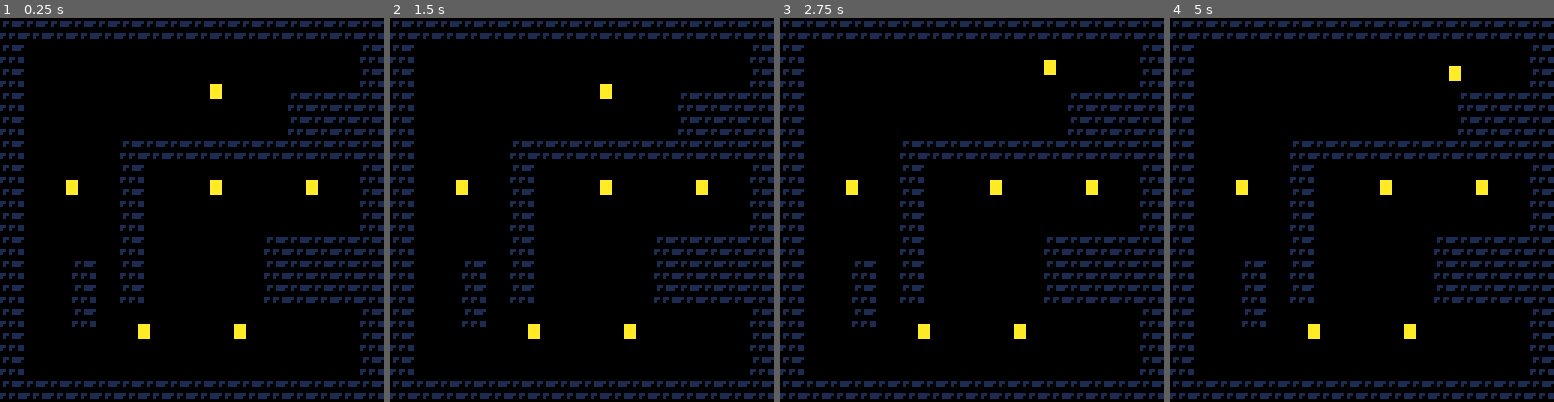
Above: before the commit, frames 1-4 (left to right).
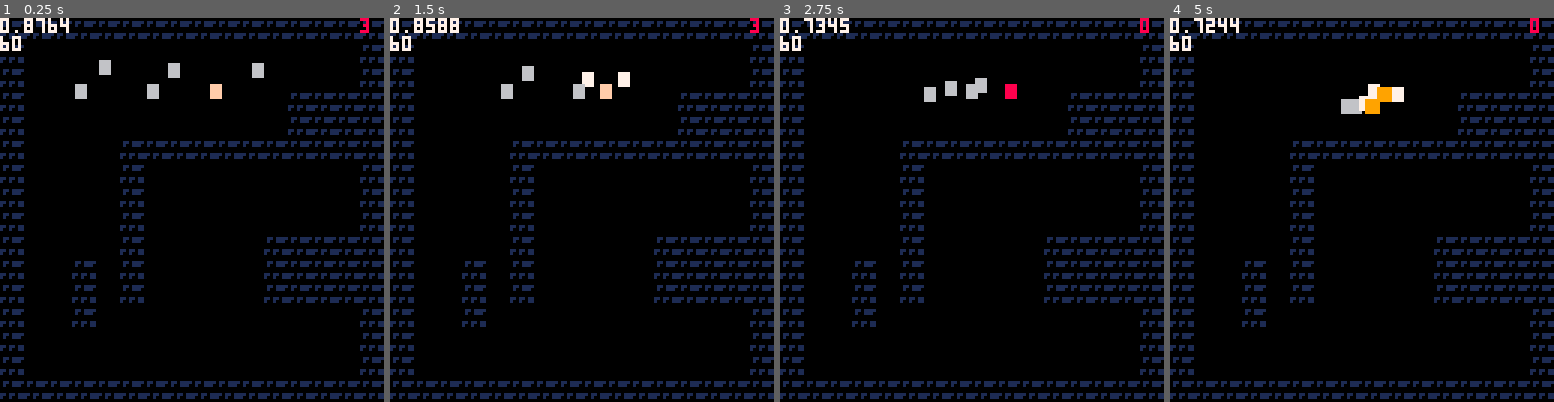
Above: after the commit, the same moments.

Repository: ironchestgames/pico-8-carts
Game: PICO-8 cartridge epicevilender.p8
The game is run twice, just before and just after one commit, with the same random seed, the same clock (stepped at 60 frames per second) and the same inputs.
Inputs:
- Up to frame 1 (0.25 s): no input
- Up to frame 2 (1.5 s): tap X (X key) at 0.33, 1.07 s; tap O (Z key) at 0.7 s
- Up to frame 3 (2.75 s): hold Right 1.6-2.1 s; tap O (Z key) at 1.7, 2.1, 2.5 s; tap X (X key) at 1.85 s; hold Up 2.15-2.42 s; hold Right from 2.47 s (still down)
- Up to frame 4 (5 s): tap O (Z key) every 0.4 s from 2.9 to 4.9 s; tap X (X key) at 2.97, 4.08 s; release Right at 3.03 s; hold Left 3.08-3.58 s; hold Down 3.63-3.97 s; hold Right 4.02-4.68 s; hold Up from 4.73 s (still down)

The runs differ from the first frame. In frame 1, 1.9% of the frame differs, in the area x 0-97%, y 0-84%; in frame 2, 1.9%; in frame 3, 1.8%; in frame 4, 2.0%.

Commit message:
epicevilender - changealot

Diff:
--- a/epicevilender.p8
+++ b/epicevilender.p8
@@ -32,14 +30,14 @@
  halfw=4,
  halfh=4,
 }
-function isinsidewall(aabb,floormap)
- for _y=0,#floormap do
-  for _x=0,#floormap[_y] do
-   if floormap[_y][_x] == 1 then
+function isinsidewall(_floormap,aabb)
+ for _y=0,#_floormap do
+  for _x=0,#_floormap[_y] do
+   if _floormap[_y][_x] == 1 then
     wallaabb.x=_x*8+wallaabb.halfw
     wallaabb.y=_y*8+wallaabb.halfh
     if isaabbscolliding(aabb,wallaabb) then
-     return true
+     return wallaabb
     end
    end
   end
@@ -47,7 +45,7 @@
  return false
 end
 
-function haslos(x0,y0,x1,y1) -- todo: refactor names to start at index 1
+function haslos(_floormap,x0,y0,x1,y1) -- todo: refactor names to start at index 1
  local result={}
  local dx=abs(x1-x0)
  local dy=abs(y1-y0)
@@ -71,7 +69,7 @@
  while (n > 0) do
   n-=1
 
-  if floormap[flr(y/8)][flr(x/8)] == 1 then
+  if _floormap[flr(y/8)][flr(x/8)] == 1 then
    return false
   end
 
@@ -111,6 +109,92 @@
   newt[key]=value
  end
  return newt
+end
+
+newaabb={} -- note: used internally in collision funcs
+
+function floormapcollision(_floormap,aabb,_dx,_dy)
+ local dx,dy=_dx,_dy
+
+ -- set halfs
+ newaabb.halfw=aabb.halfw
+ newaabb.halfh=aabb.halfh
+
+ -- next pos with new x
+ newaabb.x=aabb.x+dx
+ newaabb.y=aabb.y
+
+ -- is it inside wall?
+ local wallaabb=isinsidewall(_floormap,newaabb)
+ if wallaabb then
+  local idealdistx=aabb.halfw+wallaabb.halfw
+  local curdistx=abs(aabb.x-wallaabb.x)
+  if _dx > 0 then
+   dx=(idealdistx-curdistx)*-1
+  elseif _dx < 0 then
+   dx=(idealdistx-curdistx)
+  end
+ end
+
+ -- reset x and set new y
+ newaabb.x=aabb.x
+ newaabb.y=aabb.y+dy
+
+ -- is it inside wall?
+ local wallaabb=isinsidewall(_floormap,newaabb)
+ if wallaabb then
+  local idealdisty=aabb.halfh+wallaabb.halfh
+  local curdisty=abs(aabb.y-wallaabb.y)
+  if _dy > 0 then
+   dy=(idealdisty-curdisty)*-1
+  elseif _dy < 0 then
+   dy=(idealdisty-curdisty)
+  end
+ end
+
+ return dx,dy
+end
+
+function collideaabbs(aabb,other,_dx,_dy)
+
+ -- set up result
+ local dx,dy=_dx,_dy
+
+ -- set aabb halfs
+ newaabb.halfw=aabb.halfw
+ newaabb.halfh=aabb.halfh
+
+ -- set next pos along x
+ newaabb.x=aabb.x+_dx
+ newaabb.y=aabb.y
+
+ -- is it colliding w other
+ if isaabbscolliding(newaabb,other) then
+  local idealdistx=aabb.halfw+other.halfw
+  local curdistx=abs(aabb.x-other.x)
+  if _dx > 0 then
+   dx=(idealdistx-curdistx)*-1
+  elseif dx < 0 then
+   dx=(idealdistx-curdistx)
+  end
+ end
+
+ -- set next pos along y
+ newaabb.x=aabb.x
+ newaabb.y=aabb.y+_dy
+
+ -- is it colliding w other
+ if isaabbscolliding(newaabb,other) then
+  local idealdisty=aabb.halfh+other.halfh
+  local curdisty=abs(aabb.y-other.y)
+  if _dy > 0 then
+   dy=(idealdisty-curdisty)*-1
+  elseif _dy < 0 then
+   dy=(idealdisty-curdisty)
+  end
+ end
+
+ return dx,dy
 end
 
 btnmasktoangle={
@@ -124,33 +208,10 @@
  [10]=0.875, -- down/right
 }
 
-function floormapcollision(_floormap,aabb,dx,dy)
- local _dx,_dy=dx,dy
-
- -- next pos with new x
- local newaabb=copytable(aabb)
- newaabb.x+=_dx
-
- -- is it inside wall?
- if isinsidewall(newaabb,_floormap) then
-  _dx=0
- end
-
- -- reset x and set new y
- newaabb=copytable(aabb)
- newaabb.y+=_dy
-
- -- is it inside wall?
- if isinsidewall(newaabb,_floormap) then
-  _dy=0
- end
-
- return _dx,_dy
-end
-
 floormap={} -- the current map
 avatar={} -- avatar actor handle
 actors={} -- actors
+attacks={} -- attack objects
 
 function createactor(params) -- note: mutates params
 
@@ -161,6 +222,17 @@
  -- movement
  params.dx=0
  params.dy=0
+
+ -- remove me
+ params.removeme=false
+
+ return params
+end
+
+function createattack(params)
+
+ -- remove me
+ params.removeme=false
 
  return params
 end
@@ -169,10 +241,16 @@
  if avatar.state_counter > 0 then
   avatar.state_counter-=1
   if avatar.state_counter <= 0 then
-   if avatar.state == 'attacking' then
+   if avatar.state == 'attacking' or
+      avatar.state == 'recovering' then
     avatar.state='idling'
    end
   end
+ end
+
+ if avatar.state == 'recovering' then
+  avatar.dx=0
+  avatar.dy=0
  end
 end
 
@@ -182,11 +260,48 @@
   local ai=actor.ai
   local newstate='idling'
 
-  -- prio 1 - check for los to avatar
-  if haslos(actor.x,actor.y,avatar.x,avatar.y) then
+  if actor.state == 'recovering'then
+   actor.state_counter-=1
+   if actor.state_counter <= 0 then
+    actor.state='idling'
+   end
+
+  elseif actor.state == 'attacking' then
+   actor.state_counter-=1
+   if actor.state_counter <= 0 then
+    local a=atan2(ai.targetx-actor.x,ai.targety-actor.y)
+
+    add(attacks,createattack({
+     isenemy=true,
+     x=actor.x+cos(a)*3,
+     y=actor.y+sin(a)*3,
+     halfw=2,
+     halfh=2,
+     state_counter=8,
+     effect=function (actor)
+
+      actor.dx=cos(a)*5
+      actor.dy=sin(a)*5
+
+      actor.hp-=1
+
+      actor.state='recovering'
+      actor.state_counter=24
+     end,
+    }))
+
+    actor.state='idling'
+   end
+
+  elseif haslos(floormap,actor.x,actor.y,avatar.x,avatar.y) then
    ai.targetx=avatar.x
    ai.targety=avatar.y
    actor.state='moving'
+
+   if dist(actor.x,actor.y,ai.targetx,ai.targety) < 7 then
+    actor.state='attacking'
+    actor.state_counter=flr(rnd(60))
+   end
 
   else
    ai.targetx=nil
@@ -212,6 +327,16 @@
   actor.dx=cos(a)*actor.spd
   actor.dy=sin(a)*actor.spd
  end,
+
+ recoveringfromhit=function(actor)
+  actor.dx=0
+  actor.dy=0
+ end,
+
+ normalattack=function(actor)
+  actor.dx=0
+  actor.dy=0
+ end,
 }
 
 
@@ -220,6 +345,7 @@
  -- reset collections
  floormap={}
  actors={}
+ attacks={}
 
  -- init floormap
  for _y=0,15 do
@@ -236,8 +362,10 @@
      halfh=2,
      a=0,
      spd=0.5,
+     hp=3,
     })
     add(actors,avatar)
+
     _col=0 -- note: make tile ground
    end
 
@@ -249,11 +377,14 @@
      y=_y*8,
      halfw=1.5,
      halfh=2,
-     spd=0.25,
+     spd=0.4,
+     hp=3,
      ai={
       update=aimodes.normal,
       moving=aibehaviours.movingtotarget,
       idling=aibehaviours.standingstill,
+      recovering=aibehaviours.recoveringfromhit,
+      attacking=aibehaviours.normalattack,
      },
     })
 
@@ -293,10 +425,26 @@
  if btnp(4) and
     (avatar.state == 'idling' or
      avatar.state == 'moving') then
+  local attackcount=8
   avatar.state='attacking'
-  avatar.state_counter=8
-
-  -- todo: create attack object
+  avatar.state_counter=attackcount
+
+  add(attacks,createattack({
+   x=avatar.x+cos(avatar.a)*4,
+   y=avatar.y+sin(avatar.a)*4,
+   halfw=2,
+   halfh=2,
+   state_counter=attackcount,
+   effect=function (actor)
+    actor.dx=cos(avatar.a)*5
+    actor.dy=sin(avatar.a)*5
+
+    actor.hp-=1
+
+    actor.state='recovering'
+    actor.state_counter=20
+   end,
+  }))
  end
 
  -- update current state counter
@@ -304,33 +452,96 @@
 
  -- ai to make decisions
  for actor in all(actors) do
-  if actor.ai != nil then
+  if actor.ai then
    actor.ai.update(actor)
+  end
+ end
+
+ -- update the next-position
+ for actor in all(actors) do
+
+  -- note: after this deltas should not change by input
+  actor.dx=actor.dx*actor.spd
+  actor.dy=actor.dy*actor.spd
+ end
+
+ -- collide against attacks
+ for attack in all(attacks) do
+  for actor in all(actors) do
+   if attack.removeme == false and
+      actor.removeme == false and
+      attack.isenemy != actor.isenemy and
+      isaabbscolliding(attack,actor) then
+
+    -- remove attack
+    -- note: if attack has several hits,
+    --       maybe just use one attack per hit?
+    attack.removeme=true
+
+    -- update actor after hit
+    attack.effect(actor)
+
+    if actor.hp <= 0 then
+     actor.removeme=true
+    end
+   end
+  end
+ end
+
+ -- movement check against other actors
+ for actor in all(actors) do
+  for other in all(actors) do
+   if other != actor then
+    local _dx,_dy=collideaabbs(
+      actor,
+      other,
+      actor.dx,
+      actor.dy)
+
+    actor.dx=_dx
+    actor.dy=_dy
+   end
   end
  end
 
  -- movement check against floormap
  for actor in all(actors) do
-
-  -- calc wanted movement
-  local nextdx=actor.dx*actor.spd
-  local nextdy=actor.dy*actor.spd
 
   -- collide against floor and get possible movement
   local _dx,_dy=floormapcollision(
     floormap,
     actor,
-    nextdx,
-    nextdy)
+    actor.dx,
+    actor.dy)
 
   -- set actor pos based on possible movement
   actor.x+=_dx
   actor.y+=_dy
- end
-
- -- collide against attacks
-
-
+  actor.dx=0
+  actor.dy=0
+ end
+
+ -- update attacks
+ for attack in all(attacks) do
+  attack.state_counter-=1
+  if attack.state_counter <= 0 then
+   attack.removeme=true
+  end
+ end
+
+ -- -- remove actors
+ for actor in all(actors) do
+  if actor.removeme then
+   del(actors,actor)
+  end
+ end
+
+ -- -- remove attacks
+ for attack in all(attacks) do
+  if attack.removeme then
+   del(attacks,attack)
+  end
+ end
 end
 
 
@@ -354,22 +565,48 @@
 
  -- draw actors
  for actor in all(actors) do
+  local col=6
+  if actor == avatar then
+   col=15
+  end
+
+  if actor.state == 'recovering' then
+   col=8
+  elseif actor.state == 'attacking' then
+   col=7
+  end
+
   rectfill(
    actor.x-actor.halfw,
    actor.y-actor.halfh,
    actor.x+actor.halfw,
    actor.y+actor.halfh,
-   10)
+   col)
 
   if isdebug then
    if actor.ai and actor.ai.targetx then
-    haslos(actor.x,actor.y,actor.ai.targetx,actor.ai.targety)
+    haslos(floormap,actor.x,actor.y,actor.ai.targetx,actor.ai.targety)
    end
 
    pset(actor.x,actor.y,12)
   end
-
- end
+ end
+
+ -- draw attacks
+ for attack in all(attacks) do
+  rectfill(
+   attack.x-attack.halfw,
+   attack.y-attack.halfh,
+   attack.x+attack.halfw,
+   attack.y+attack.halfh,
+   9)
+ end
+
+ print(avatar.hp,120,0,8)
+
+ -- prints debug stats
+ print(stat(1),0,0,7)
+ print(stat(7),0,6,7)
 end
 
 
@@ -440,17 +677,17 @@
 00000000000000000000000000000000000000000000000000000000000000000000000000000000000000000000000000000000000000000000000000000000
 11111111111111110000000000000000000000000000000000000000000000000000000000000000000000000000000000000000000000000000000000000000
 10000000000000010000000000000000000000000000000000000000000000000000000000000000000000000000000000000000000000000000000000000000
-10000000000000010000000000000000000000000000000000000000000000000000000000000000000000000000000000000000000000000000000000000000
-100000000f0011110000000000000000000000000000000000000000000000000000000000000000000000000000000000000000000000000000000000000000
+10006006000600010000000000000000000000000000000000000000000000000000000000000000000000000000000000000000000000000000000000000000
+100600600f0011110000000000000000000000000000000000000000000000000000000000000000000000000000000000000000000000000000000000000000
 10000000000011110000000000000000000000000000000000000000000000000000000000000000000000000000000000000000000000000000000000000000
 10000111111111110000000000000000000000000000000000000000000000000000000000000000000000000000000000000000000000000000000000000000
 10000100000000010000000000000000000000000000000000000000000000000000000000000000000000000000000000000000000000000000000000000000
-10060100060006010000000000000000000000000000000000000000000000000000000000000000000000000000000000000000000000000000000000000000
+10000100000000010000000000000000000000000000000000000000000000000000000000000000000000000000000000000000000000000000000000000000
 10000100000000010000000000000000000000000000000000000000000000000000000000000000000000000000000000000000000000000000000000000000
 10000100000111110000000000000000000000000000000000000000000000000000000000000000000000000000000000000000000000000000000000000000
 10010100000111110000000000000000000000000000000000000000000000000000000000000000000000000000000000000000000000000000000000000000
 10010100000111110000000000000000000000000000000000000000000000000000000000000000000000000000000000000000000000000000000000000000
 10010000000000010000000000000000000000000000000000000000000000000000000000000000000000000000000000000000000000000000000000000000
-10000060006000010000000000000000000000000000000000000000000000000000000000000000000000000000000000000000000000000000000000000000
+10000000000000010000000000000000000000000000000000000000000000000000000000000000000000000000000000000000000000000000000000000000
 10000000000000010000000000000000000000000000000000000000000000000000000000000000000000000000000000000000000000000000000000000000
 11111111111111110000000000000000000000000000000000000000000000000000000000000000000000000000000000000000000000000000000000000000
